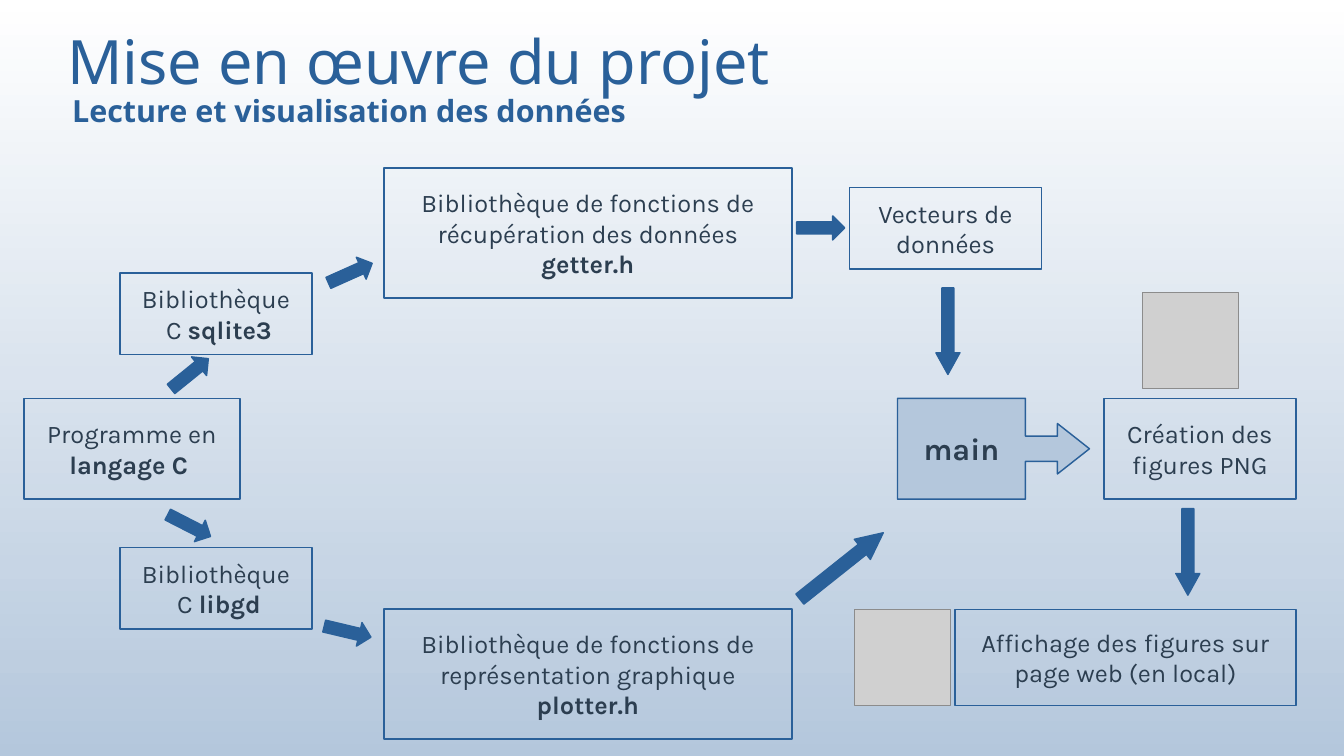
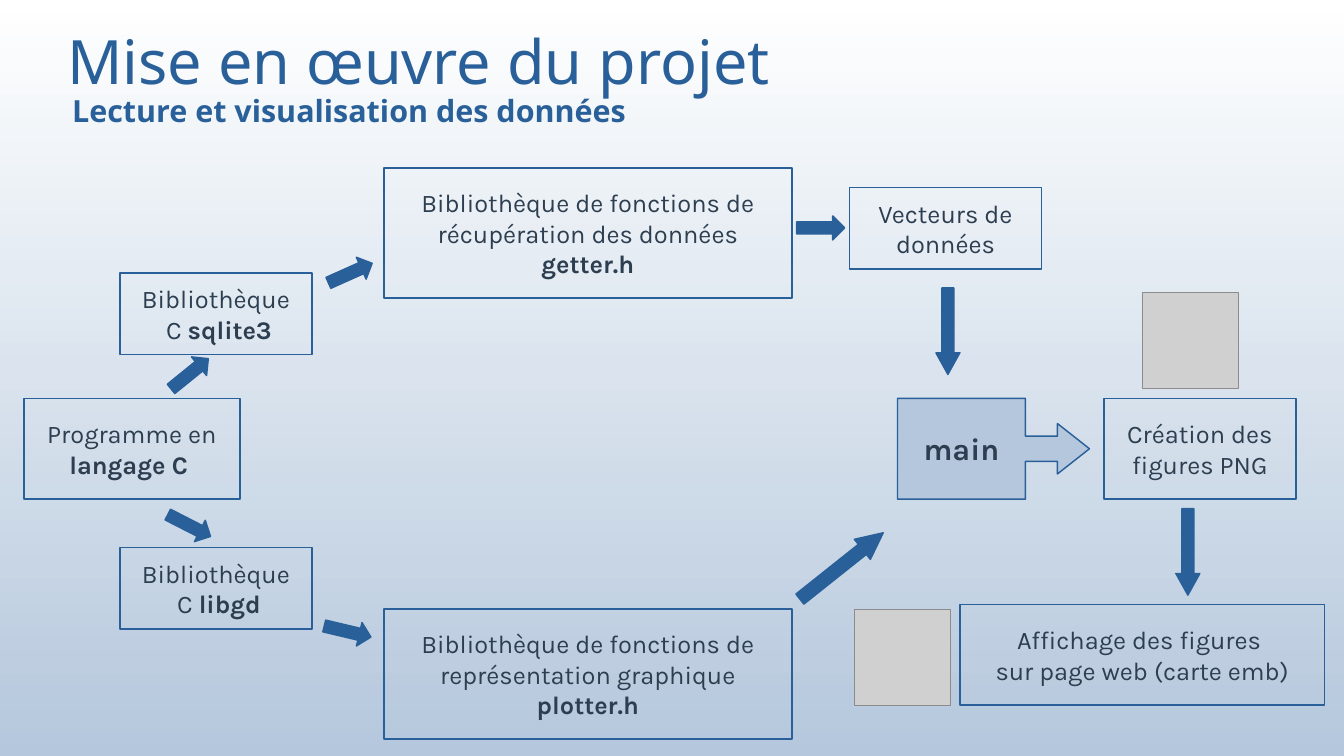
Before and after one commit to bauj/AJC_projet_belib, a slide deck: slide 38 of presentation_projetV2.odp (slide 37 before the commit). Drawn at 1344x756 pixels with LibreOffice and Linux fonts; fonts in the diff are those of the drawing; grey boxes stand for pictures. Boxes give left, top, right and bottom in pixels: in the first picture for what was removed or moved away, otherwise in the second. Text is boxed around its words. In the diff, an @@ line names an element or a change of style, - is before the commit and + after.

```diff
--- a/presentation_projetV2.odp
+++ b/presentation_projetV2.odp
@@ rectangle "Affichage des figures": place and size @@
-rectangle "Affichage des figures" at [955, 610, 1296, 706]
+rectangle "Affichage des figures" at [960, 605, 1324, 705]
@@ text in rectangle at [996, 631, 1289, 686]: text changed @@
-Affichage des figures sur page web (en local)
+Affichage des figures
+sur page web (carte emb)
```
Also in this commit, not shown: 20 other slides changed, 1 slide added, 5 other files.
